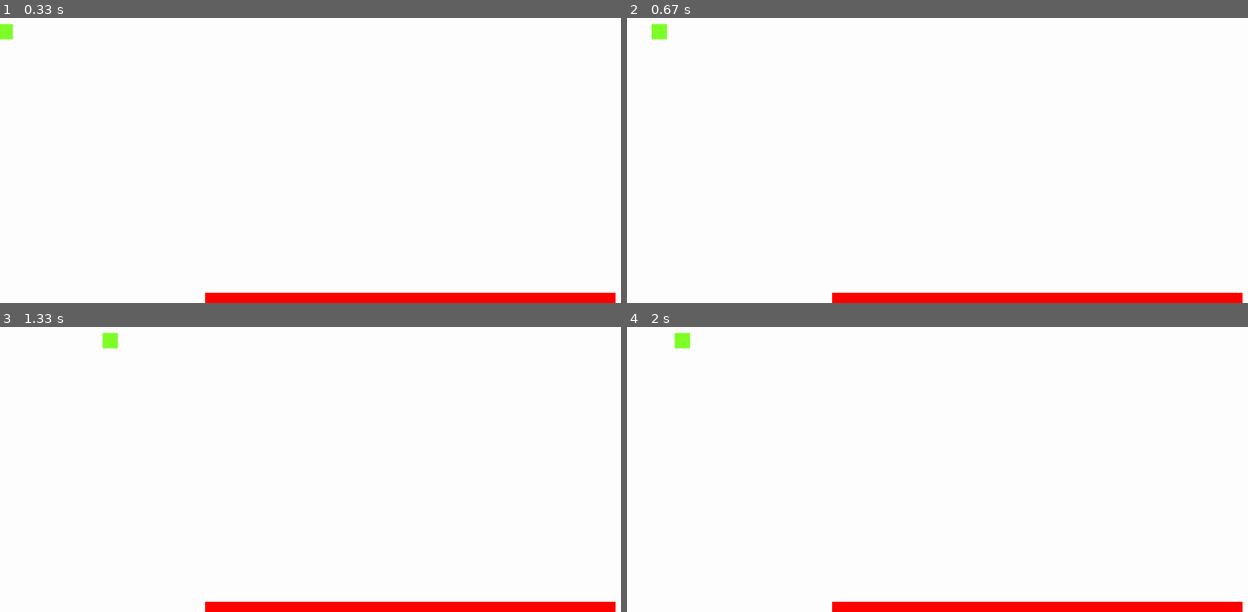
Above: before the commit, frames 1-4 (two rows, left to right).
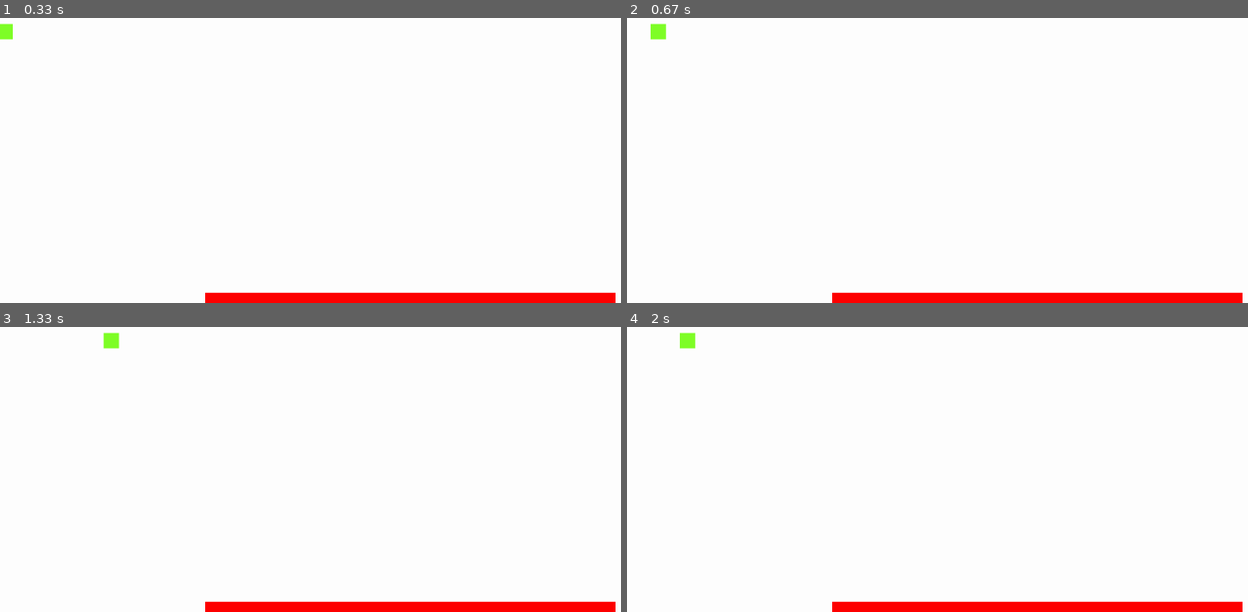
Above: after the commit, the same moments.

Repository: coinmoles/pygame-jam
Game: pygame game, started from main.py
Same seed, same stepped clock (60 frames per second), same inputs: the game is played once before the commit and once after it.
Inputs:
- Up to frame 1 (0.33 s): no input
- Up to frame 2 (0.67 s): hold Right from 0.33 s (still down)
- Up to frame 3 (1.33 s): release Right at 0.8 s; hold Right 0.83-1.3 s
- Up to frame 4 (2 s): hold Left 1.33-1.87 s; hold Left from 1.9 s (still down)

Frame 1 is identical in both runs. In frame 2, less than 0.1% of the frame differs, in the area x 3-7%, y 1-8%; in frame 3, less than 0.1%; in frame 4, 0.1%, in the area x 7-12%, y 1-8%.

Commit message:
movement bugfix

Diff:
--- a/Entity/Player.py
+++ b/Entity/Player.py
@@ -17,16 +17,18 @@
 
     def move(self):
         pressed_keys = pg.key.get_pressed()
-
         if pressed_keys[pg.K_LEFT]:
             self.acc.x = -ACC
-        if pressed_keys[pg.K_RIGHT]:
+        elif pressed_keys[pg.K_RIGHT]:
             self.acc.x = ACC
+        else:
+            self.acc = Vector2(0, 0)
 
     def update(self):
         self.acc.x += self.vel.x * FRIC
-        self.vel += self.acc
-        self.pos += self.vel + 0.5 * self.acc
+        if self.vel.x * (self.vel.x+self.acc.x) < 0: self.vel.x=0
+        else: self.vel += self.acc
+        self.pos += self.vel
 
         if self.pos.x > SCREEN.width:
             self.pos.x = 0
Not shown, added: requirements.txt
